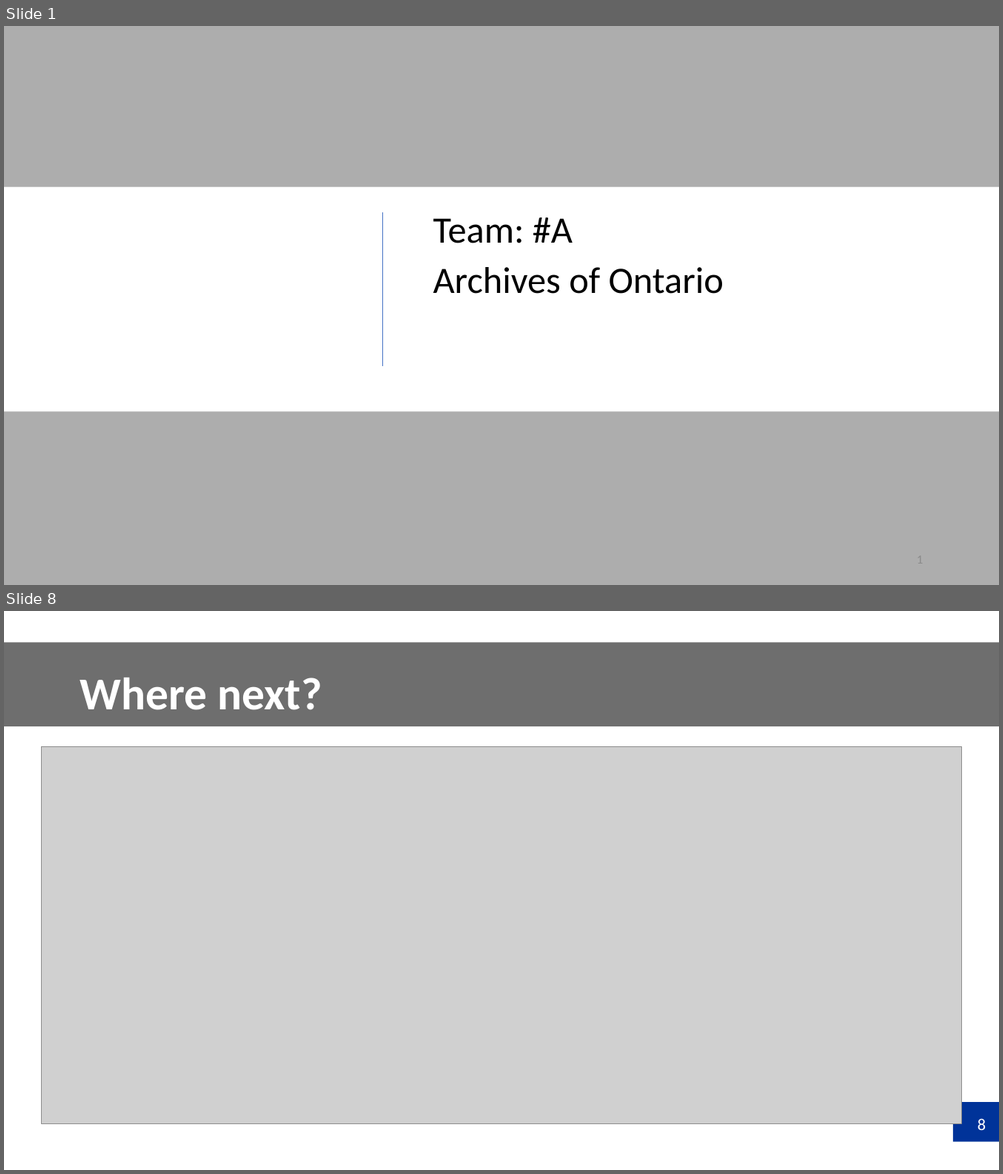
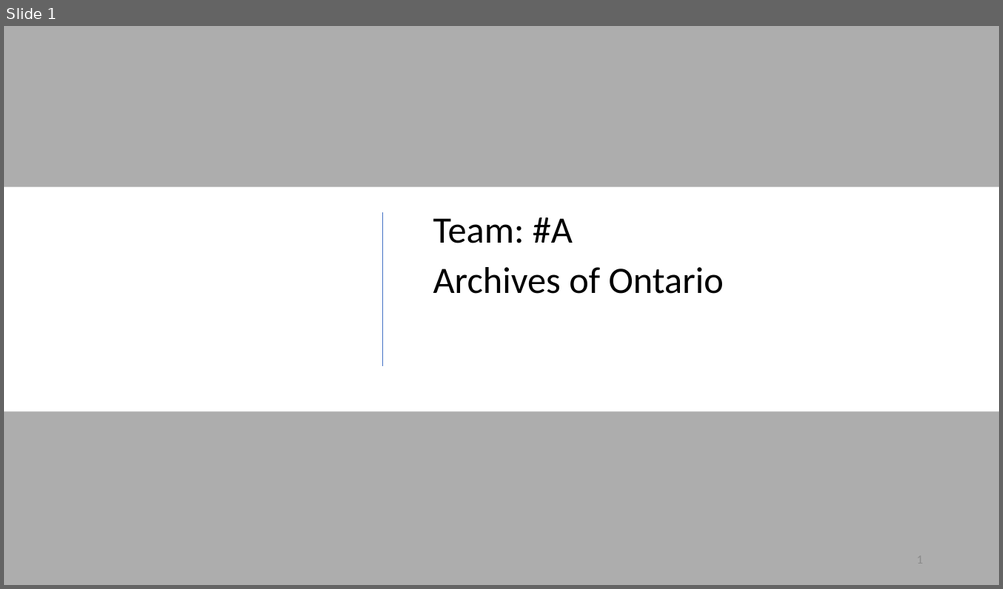
Before and after one commit to shaikh-rashid/ops-hackathon, a slide deck: presentations/AI Hackathon_Archives of Ontario.pptx. Shown one above the other, each under a label of ours: slides 1 and 8 before the commit, slide 1 after it; the slides between them are not shown. The pictures are 1003x1174 and 1003x589 pixels, drawn with LibreOffice and Linux fonts; fonts in the diff are those of the drawing; grey boxes stand for pictures; background and template pictures are left out. Boxes give left, top, right and bottom in pixels: in the first picture for what was removed or moved away, otherwise in the second. Text is boxed around its words. In the diff, an @@ line names an element or a change of style, - is before the commit and + after.

```diff
--- a/presentations/AI Hackathon_Archives of Ontario.pptx
+++ b/presentations/AI Hackathon_Archives of Ontario.pptx
@@ slide 8 removed at [4, 611, 999, 1170], background #FFFFFF @@
@@ rectangle removed at [4, 642, 999, 726] @@
@@ title removed at [79, 678, 321, 710] @@
-Where next?
@@ picture removed at [41, 747, 962, 1124] @@
@@ rectangle removed at [953, 1102, 999, 1142] @@
@@ page number removed at [977, 1119, 985, 1130] @@
-8
```
Also in this commit, not shown: 6 slides changed, 3 slides added.
